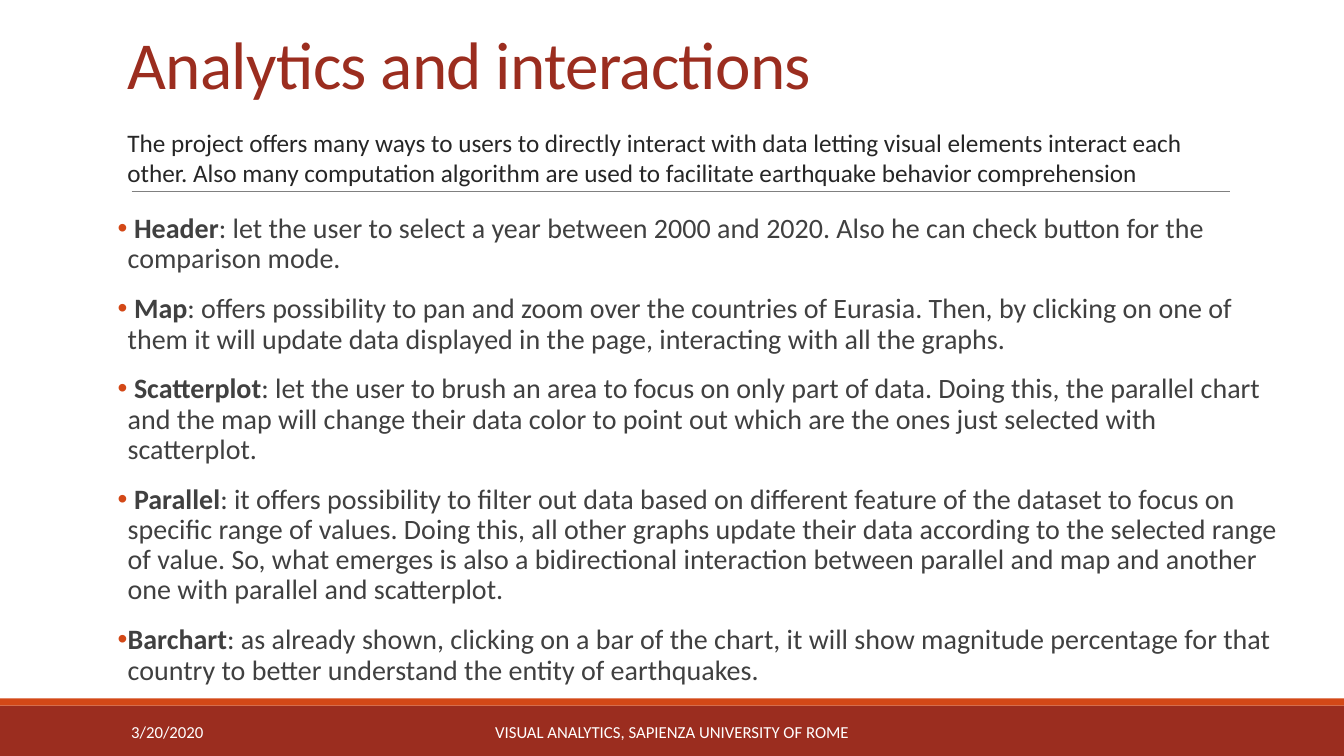
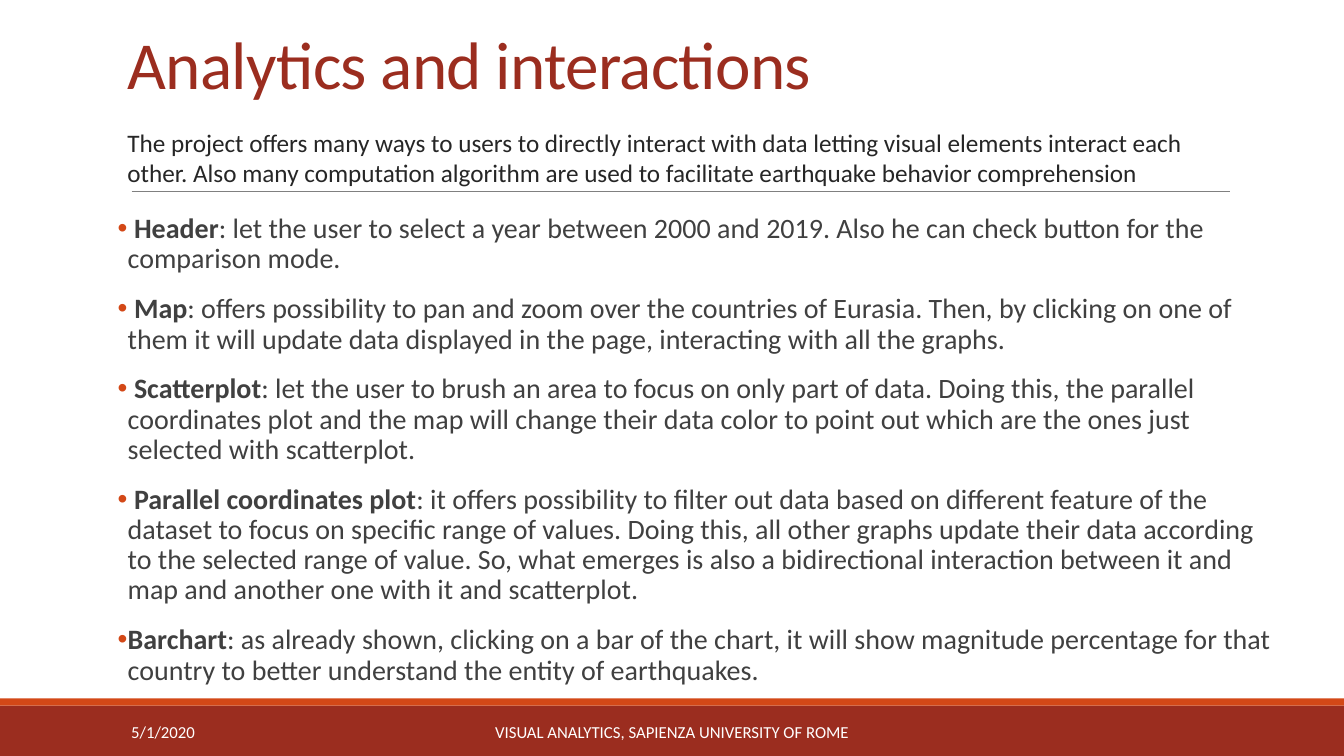
Before and after one commit to michaelcapponi/EarthquakesVA, a slide deck: slide 10 of docs/slides.pptx. Drawn at 1344x756 pixels with LibreOffice and Linux fonts; fonts in the diff are those of the drawing. Boxes give left, top, right and bottom in pixels: in the first picture for what was removed or moved away, otherwise in the second. Text is boxed around its words. In the diff, an @@ line names an element or a change of style, - is before the commit and + after.

```diff
--- a/docs/slides.pptx
+++ b/docs/slides.pptx
@@ text at [128,218,1203,273]: text changed @@
-• Header: let the user to select a year between 2000 and 2020. Also he can check button for the comparison mode.
+• Header: let the user to select a year between 2000 and 2019. Also he can check button for the comparison mode.
@@ text at [128,378,1253,604]: text changed @@
-• Scatterplot: let the user to brush an area to focus on only part of data. Doing this, the parallel chart and the map will change their data color to point out which are the ones just selected with scatterplot.
-• Parallel: it offers possibility to filter out data based on different feature of the dataset to focus on specific range of values. Doing this, all other graphs update their data according to the selected range of value. So, what emerges is also a bidirectional interaction between parallel and map and another one with parallel and scatterplot.
+• Scatterplot: let the user to brush an area to focus on only part of data. Doing this, the parallel coordinates plot and the map will change their data color to point out which are the ones just selected with scatterplot.
+• Parallel coordinates plot: it offers possibility to filter out data based on different feature of the dataset to focus on specific range of values. Doing this, all other graphs update their data according to the selected range of value. So, what emerges is also a bidirectional interaction between it and map and another one with it and scatterplot.
@@ text at [131,726,195,739]: text changed @@
-3/20/2020
+5/1/2020
```
Also in this commit, not shown: 9 other slides changed, 20 other files.
